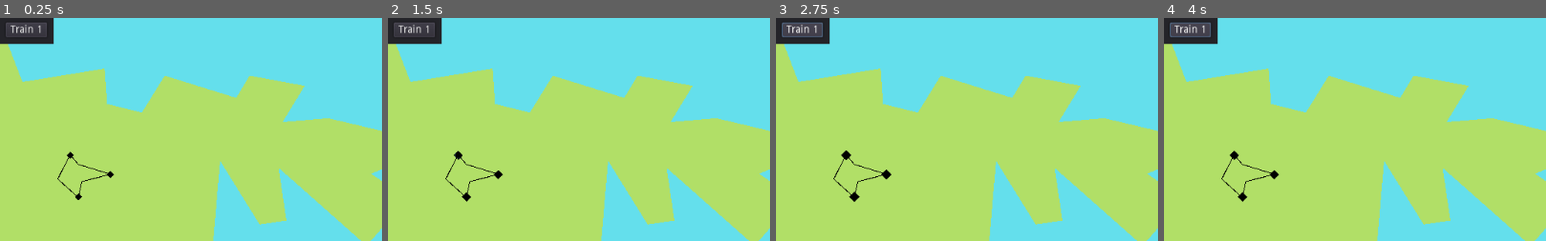
Above: before the commit, frames 1-4 (left to right).
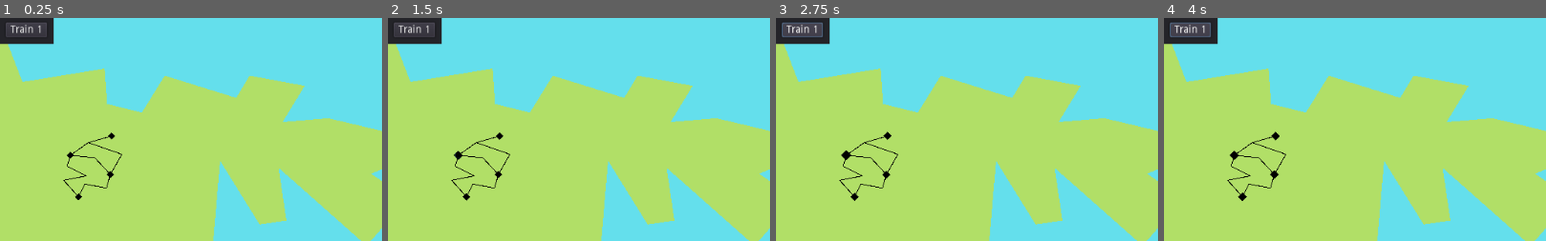
Above: after the commit, the same moments.

Repository: LeBoku/supply-chained
Game: Godot game, scene res://Game.tscn
The game is run twice, just before and just after one commit, with the same random seed, the same clock (stepped at 60 frames per second) and the same inputs.
Inputs (mouse positions are % of the whole screen's width and height, from its top left):
- Up to frame 1 (0.25 s): no input
- Up to frame 2 (1.5 s): click "Train 1" at 0.5 s; click (9, 31) at 1.27 s
- Up to frame 3 (2.75 s): click "Train 1" at 2 s
- Up to frame 4 (4 s): click (9, 31) at 2.77 s; click "Train 1" at 3.5 s
The pictures show only the part of the screen within x 0-50%, y 0-50%; the shares and areas given below are measured in that part.

The runs differ from the first frame. In frame 1, 0.7% of the frame differs, in the area x 15-32%, y 51-80%; in frame 2, 0.7%; in frame 3, 0.7%, in the area x 15-32%, y 50-83%; in frame 4, 0.7%.

Commit message:
implemented building paths

Diff:
--- a/supply-chained/Game.gd
+++ b/supply-chained/Game.gd
@@ -1,6 +1,22 @@
 extends Node2D
 
 func _on_train_pressed():
-	$Map.set_stations_enabled(true)
-	var station = yield($Map, "station_selected")
-	$Map.set_stations_enabled(false)
+	enable_stations(true)
+	var station = null
+	var steps = []
+
+	while len(steps) == 0 or station != steps[0]:
+		if station != null:
+			steps.append(station)
+			enable_stations(true, station.get_connected_stations())
+
+		station = yield($Map, "station_selected") as Station
+
+		enable_stations(false)
+
+	print(steps)
+
+func enable_stations(enabled:bool, stations=get_tree().get_nodes_in_group('Station')):
+	for s in stations:
+		var station := s as Station
+		station.set_enabled(enabled)
--- a/supply-chained/Game.tscn
+++ b/supply-chained/Game.tscn
@@ -2,7 +2,7 @@
 
 [ext_resource path="res://Game.gd" type="Script" id=1]
 [ext_resource path="res://station/Station.tscn" type="PackedScene" id=2]
-[ext_resource path="res://connection/Connection.tscn" type="PackedScene" id=3]
+[ext_resource path="res://connection/ConnectionHelper.tscn" type="PackedScene" id=3]
 [ext_resource path="res://Map.gd" type="Script" id=4]
 
 [node name="Game" type="Node2D"]
@@ -41,24 +41,36 @@
 "_edit_lock_": true
 }
 
+[node name="Rail4" parent="Map" instance=ExtResource( 3 )]
+points = PoolVector2Array( 149.333, 160.666, 118.333, 167.666, 163.333, 183.333, 148.667, 211.333 )
+stationA = NodePath("../Mine2")
+stationB = NodePath("../Town")
+
 [node name="Mine" parent="Map" instance=ExtResource( 2 )]
 position = Vector2( 94.3333, 184.667 )
 
+[node name="Rail3" parent="Map" instance=ExtResource( 3 )]
+points = PoolVector2Array( 149.333, 160.666, 118.333, 167.666, 94, 184.666 )
+stationA = NodePath("../Mine2")
+
+[node name="Mine2" parent="Map" instance=ExtResource( 2 )]
+position = Vector2( 149.667, 158.667 )
+
 [node name="Rail" parent="Map" instance=ExtResource( 3 )]
-points = PoolVector2Array( 968.437, 133.763, 925.283, 120.589, 915.283, 108.589 )
+points = PoolVector2Array( 149.333, 211, 127, 188, 94, 184.666 )
 
 [node name="Town" parent="Map" instance=ExtResource( 2 )]
 position = Vector2( 148, 210.667 )
 
 [node name="Rail1" parent="Map" instance=ExtResource( 3 )]
-points = PoolVector2Array( 925.283, 164.922, 929.95, 143.589, 968.283, 133.922 )
+points = PoolVector2Array( 148.333, 211, 142.667, 229, 114, 223.333, 104.667, 239 )
 stationB = NodePath("../Farm")
 
 [node name="Farm" parent="Map" instance=ExtResource( 2 )]
 position = Vector2( 105.333, 240.667 )
 
 [node name="Rail2" parent="Map" instance=ExtResource( 3 )]
-points = PoolVector2Array( 925.283, 164.922, 897.616, 140.255, 914.283, 107.589 )
+points = PoolVector2Array( 104.667, 239.666, 85.3333, 218.333, 116, 212.333, 90, 199.666, 92.6667, 184.666 )
 stationA = NodePath("../Farm")
 
 [node name="Panel" type="Panel" parent="."]
@@ -77,7 +89,4 @@
 __meta__ = {
 "_edit_use_anchors_": false
 }
-[connection signal="selected" from="Map/Mine" to="Map" method="_on_station_selected"]
-[connection signal="selected" from="Map/Town" to="Map" method="_on_station_selected"]
-[connection signal="selected" from="Map/Farm" to="Map" method="_on_station_selected"]
 [connection signal="pressed" from="Panel/Train 1" to="." method="_on_train_pressed"]
--- a/supply-chained/Map.gd
+++ b/supply-chained/Map.gd
@@ -2,10 +2,10 @@
 
 signal station_selected(Station)
 
-func set_stations_enabled(enabled:bool = true):
+func _ready():
 	for s in get_tree().get_nodes_in_group('Station'):
 		var station := s as Station
-		station.set_enabled(enabled)
+		station.connect("selected", self, "_on_station_selected")
 
 func _on_station_selected(station: Station):
 	emit_signal("station_selected", station)
--- a/supply-chained/Route.gd
+++ /dev/null
@@ -1,18 +0,0 @@
-extends Line2D
-class_name Connection
-
-export var stationA: NodePath
-export var stationB: NodePath
-# Declare member variables here. Examples:
-# var a = 2
-# var b = "text"
-
-
-# Called when the node enters the scene tree for the first time.
-func _ready():
-	pass # Replace with function body.
-
-
-# Called every frame. 'delta' is the elapsed time since the previous frame.
-#func _process(delta):
-#	pass
--- /dev/null
+++ b/supply-chained/connection/ConnectionHelper.gd
@@ -0,0 +1,21 @@
+extends Line2D
+
+export var stationA: NodePath
+export var stationB: NodePath
+
+func _ready():
+	var statA = get_node(stationA) as Station
+	var statB = get_node(stationB) as Station
+
+	self.points[0] = statA.global_position
+	self.points[self.points.size()-1] = statB.global_position
+
+	var curve = Curve2D.new()
+	var curve_reversed = Curve2D.new()
+
+	for point in self.points:
+		curve.add_point(point)
+		curve_reversed.add_point(point,Vector2(), Vector2(),0)
+
+	statA.out_connections.append({"curve":curve,"station": statB})
+	statB.out_connections.append({"curve":curve_reversed,"station": statA})
--- a/supply-chained/connection/Connection.tscn
+++ b/supply-chained/connection/ConnectionHelper.tscn
@@ -1,12 +1,10 @@
 [gd_scene load_steps=2 format=2]
 
-[ext_resource path="res://Route.gd" type="Script" id=1]
+[ext_resource path="res://connection/ConnectionHelper.gd" type="Script" id=1]
 
 [node name="Connection" type="Line2D" groups=[
 "Route",
 ]]
-position = Vector2( -820.283, 76.4114 )
-points = PoolVector2Array( 968.437, 133.763, 915.283, 108.589 )
 width = 1.0
 default_color = Color( 0, 0, 0, 1 )
 script = ExtResource( 1 )
--- a/supply-chained/project.godot
+++ b/supply-chained/project.godot
@@ -9,18 +9,12 @@
 config_version=4
 
 _global_script_classes=[ {
-"base": "Line2D",
-"class": "Connection",
-"language": "GDScript",
-"path": "res://Route.gd"
-}, {
 "base": "Sprite",
 "class": "Station",
 "language": "GDScript",
-"path": "res://Station.gd"
+"path": "res://station/Station.gd"
 } ]
 _global_script_class_icons={
-"Connection": "",
 "Station": ""
 }
 
--- a/supply-chained/Station.gd
+++ b/supply-chained/station/Station.gd
@@ -2,6 +2,8 @@
 class_name Station
 
 signal selected(Station)
+
+var out_connections = []
 
 func _ready():
 	$Tween.interpolate_property(self, "scale:x", 0.2, 0.3, .3)
@@ -11,5 +13,12 @@
 	$Button.disabled = !enabled
 	$Tween.set_active(enabled)
 
+func get_connected_stations():
+	var stations = []
+	for conn in out_connections:
+		stations.append(conn["station"])
+
+	return stations
+
 func _on_pressed():
 	emit_signal("selected", self)
--- a/supply-chained/station/Station.tscn
+++ b/supply-chained/station/Station.tscn
@@ -1,6 +1,6 @@
 [gd_scene load_steps=3 format=2]
 
-[ext_resource path="res://Station.gd" type="Script" id=1]
+[ext_resource path="res://station/Station.gd" type="Script" id=1]
 [ext_resource path="res://img/resource.png" type="Texture" id=2]
 
 [node name="Station" type="Sprite" groups=[
